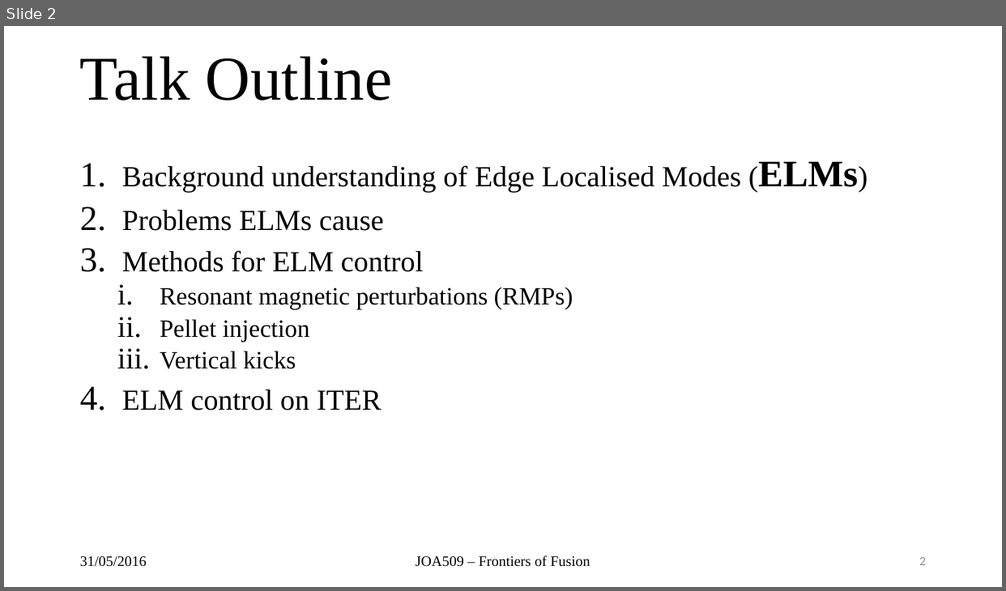
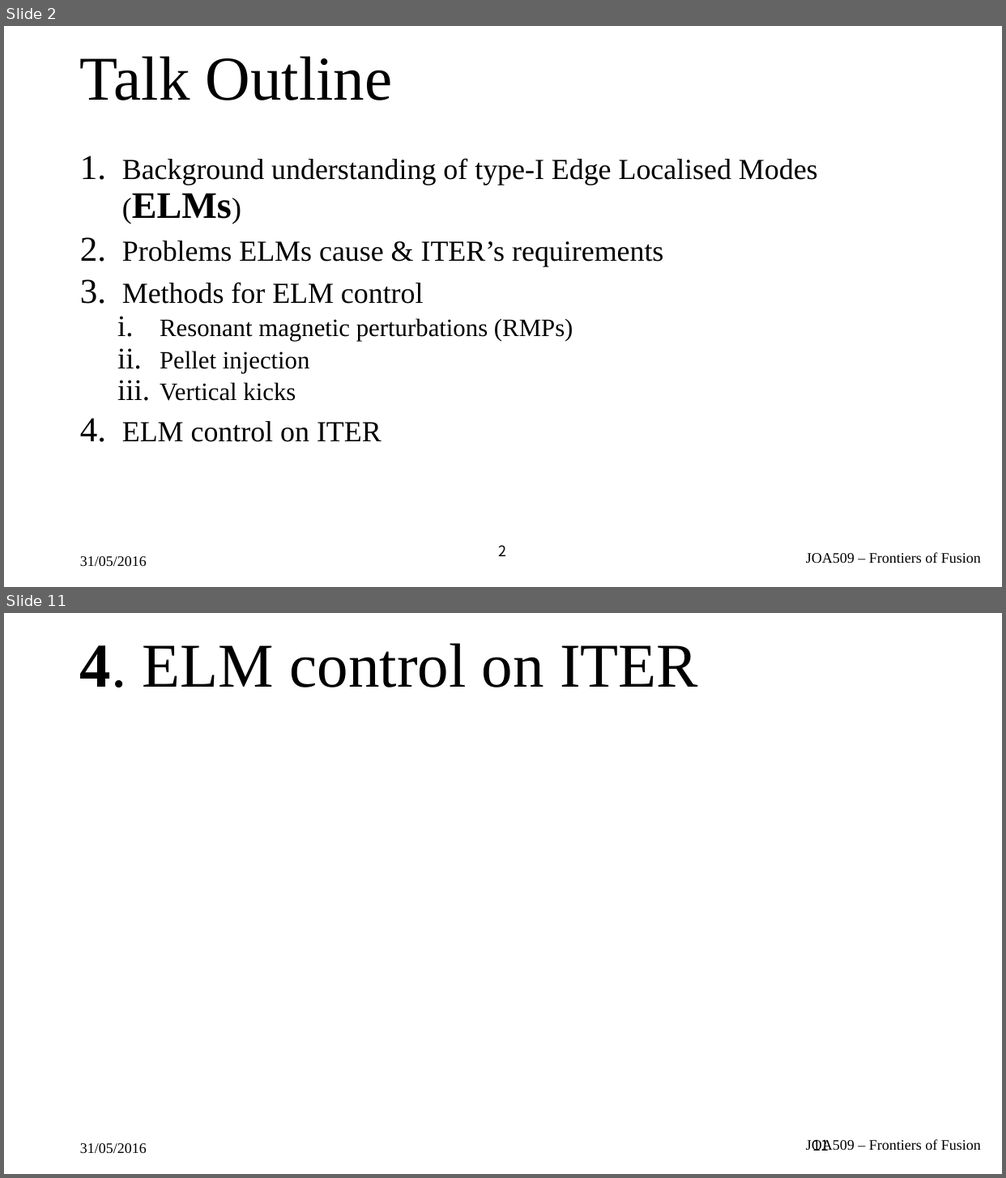
Before and after one commit to airdas/FFessay, a slide deck: Presentation/elmz.pptx. Shown one above the other, each under a label of ours: slide 2 before the commit, slides 2 and 11 after it; the slides between them are not shown. The pictures are 1006x591 and 1006x1178 pixels, drawn with LibreOffice and Linux fonts; fonts in the diff are those of the drawing; background and template pictures are left out. Boxes give left, top, right and bottom in pixels: in the first picture for what was removed or moved away, otherwise in the second. Text is boxed around its words. In the diff, an @@ line names an element or a change of style, - is before the commit and + after.

```diff
--- a/Presentation/elmz.pptx
+++ b/Presentation/elmz.pptx
@@ slide 11 added at (x1=4, y1=613, x2=1002, y2=1174), background picture (left out) @@
@@ title added at (x1=80, y1=643, x2=698, y2=688), 60 pt, text #000000 @@
+4. ELM control on ITER
@@ text added at (x1=80, y1=1144, x2=147, y2=1153), 14 pt, text #000000 @@
+31/05/2016
@@ text added at (x1=806, y1=1139, x2=981, y2=1151), 14 pt, text #000000 @@
+JOA509 – Frontiers of Fusion
@@ page number added at (x1=813, y1=1139, x2=829, y2=1151), 14 pt, text #000000 @@
+11
@@ slide 2 changed as well @@
@@ text at (x1=122, y1=158, x2=818, y2=267): text changed @@
-1. Background understanding of Edge Localised Modes (ELMs)
-2. Problems ELMs cause
+1. Background understanding of type-I Edge Localised Modes (ELMs)
+2. Problems ELMs cause & ITER’s requirements
@@ page number moved from (x1=919, y1=557, x2=926, y2=565) to (x1=499, y1=545, x2=507, y2=557) @@
@@ page number at (x1=499, y1=545, x2=507, y2=557): size 12 to 14 pt, font Calibri to Noto Sans CJK KR, text colour #8C8C8C to #000000; alignment right to centre; vertical alignment middle to top @@
@@ text "JOA509 – Frontiers of Fusion" moved from (x1=415, y1=556, x2=590, y2=566) to (x1=806, y1=552, x2=981, y2=563) @@
@@ text "JOA509 – Frontiers of Fusion" at (x1=806, y1=552, x2=981, y2=563): alignment centre to right; vertical alignment middle to top @@
```
Also in this commit, not shown: 4 other slides changed, 5 other slides added, 3 other files.
